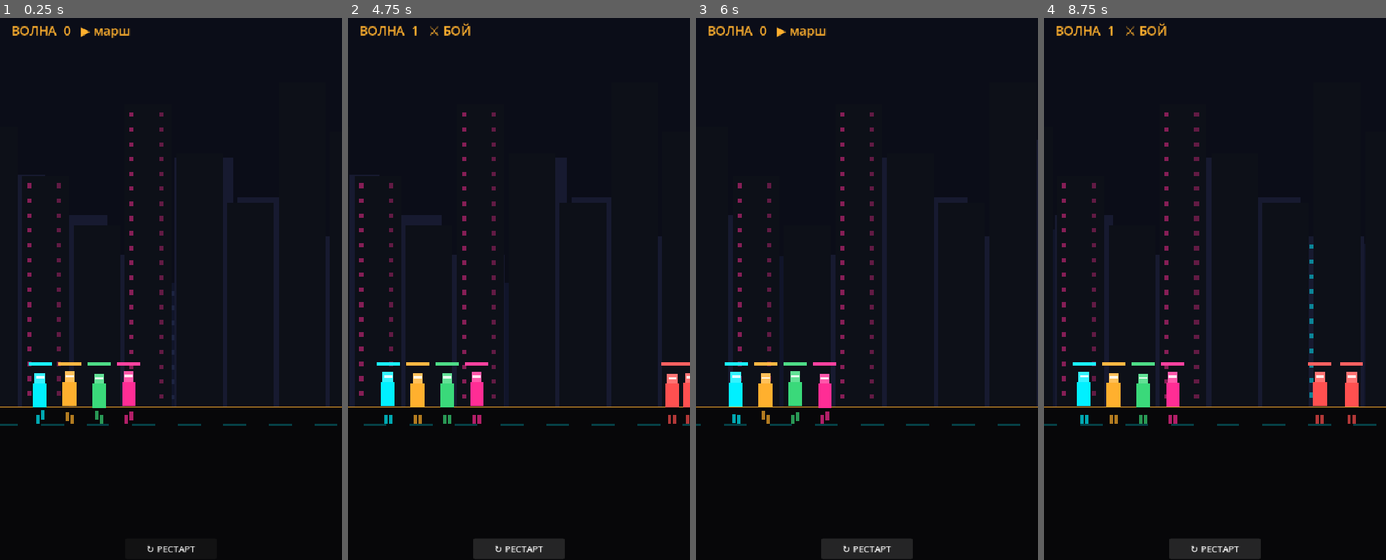
Above: before the commit, frames 1-4 (left to right).
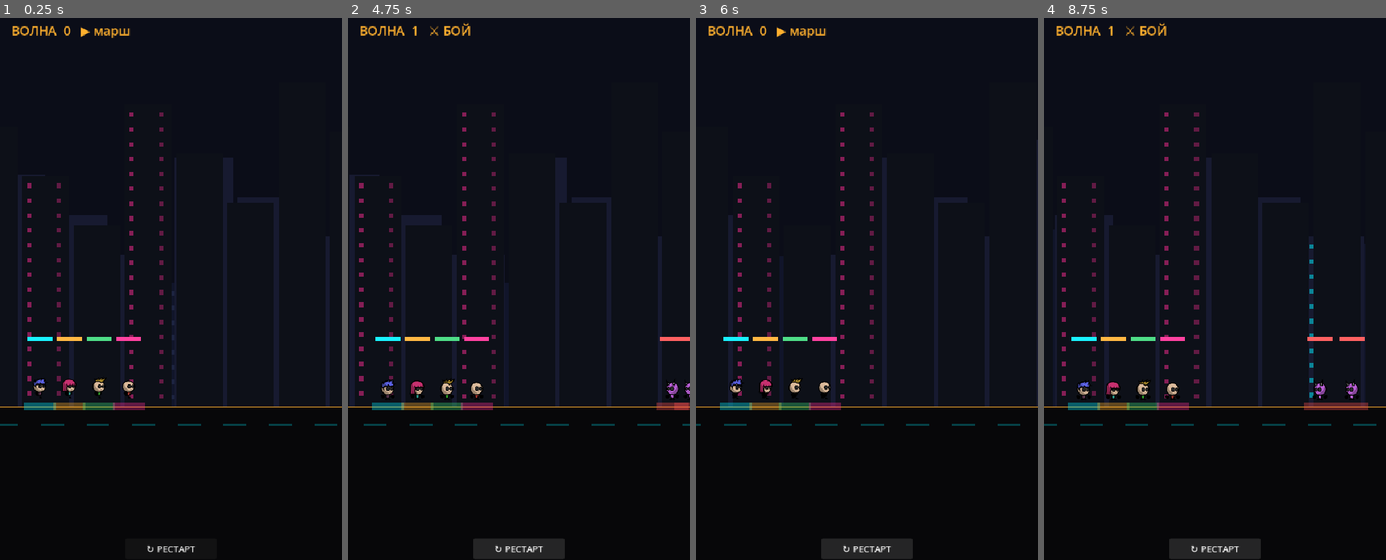
Above: after the commit, the same moments.

Repository: Mokhnatti/cyber-auto-rpg
Game: Godot game, scene res://main.tscn
Same seed, same stepped clock (60 frames per second), same inputs: the game is played once before the commit and once after it.
Inputs:
- Up to frame 1 (0.25 s): no input
- Up to frame 2 (4.75 s): click "↻ РЕСТАРТ" at 0.5 s; click "↻ РЕСТАРТ" at 1.25 s; click "↻ РЕСТАРТ" at 2 s
- Up to frame 3 (6 s): tap Enter at 5.75 s
- Up to frame 4 (8.75 s): no input

The runs differ from the first frame. In frame 1, 1.8% of the frame differs, in the area x 7-43%, y 58-75%; in frame 2, 2.4%; in frame 3, 1.8%; in frame 4, 2.8%, in the area x 7-95%, y 58-75%.

Commit message:
Прототип №3: реальные спрайты вместо болванчиков — RGS_Dev CC0 гладкие векторные персонажи (Char 1-4 = герои, Enemy = враг), анимации walk/idle/hit, неон-платформа цвета класса под бойцом. Спрайты 200px, CC0 лицензия в репо

Diff:
--- a/prototype/main.gd
+++ b/prototype/main.gd
@@ -46,7 +46,7 @@
 	# спавн отряда
 	for i in HEROES.size():
 		var h = HEROES[i]
-		var d := _make_doll(h["color"], 1, 1.0)
+		var d := _make_char("hero%d" % (i + 1), 1, 1.0, h["color"])
 		d.position = Vector2(70 + i * 52, GROUND_Y)
 		world.add_child(d)
 		heroes.append({
@@ -67,9 +67,9 @@
 	var count := (1 if boss else (1 + (wave % 3)))
 	var hpmul := 1.0 + wave * 0.25
 	for j in count:
-		var col := Color("#ff5050") if not boss else Color("#ff2d95")
+		var glow := Color("#ff5050") if not boss else Color("#ff2d95")
 		var sc := 1.0 if not boss else 1.7
-		var d := _make_doll(col, -1, sc)
+		var d := _make_char("enemy", -1, sc, glow)
 		var px := 540.0 - j * 56.0
 		d.position = Vector2(680, GROUND_Y)            # въезжают справа
 		world.add_child(d)
@@ -195,31 +195,17 @@
 func _anim_doll(o: Dictionary, t: float, marching: bool, delta: float) -> void:
 	var d = o["node"]
 	if not is_instance_valid(d): return
-	if not o["alive"]:
-		return
-	var legL: Control = d.get_node("LegL")
-	var legR: Control = d.get_node("LegR")
-	var body: Node2D = d.get_node("Body")
-	if marching:
-		var ph: float = t * 9.0 + d.position.x
-		legL.position.y = 14 - max(0.0, sin(ph)) * 8.0
-		legR.position.y = 14 - max(0.0, sin(ph + PI)) * 8.0
-		body.position.y = -sin(ph * 2.0) * 2.0
-	else:
-		legL.position.y = 14
-		legR.position.y = 14
-		var bob := sin(t * 3.0 + d.position.x) * 1.5
-		body.position.y = bob
-	# выпад при атаке
 	if o["atk_anim"] > 0.0:
 		o["atk_anim"] = max(0.0, o["atk_anim"] - delta)
-		var dir := 1.0 if o.has("data") else -1.0
-		body.position.x = dir * (o["atk_anim"] / 0.18) * 12.0
-	else:
-		body.position.x = 0.0
+	var spr: AnimatedSprite2D = d.get_node("Spr")
+	if o["alive"]:
+		var want := "hit" if o["atk_anim"] > 0.0 else ("walk" if marching else "idle")
+		if spr.animation != want:
+			spr.play(want)
+		spr.position.x = (o["atk_anim"] / 0.18) * 10.0   # выпад вперёд (local +x = к врагу)
 	# hp-бар
 	var bar: ColorRect = d.get_node("HpFill")
-	bar.size.x = 40.0 * (float(o["hp"]) / float(o["max"]))
+	bar.size.x = 44.0 * (float(o["hp"]) / float(o["max"]))
 
 # --- УТИЛЫ ---
 func _first_alive(arr: Array):
@@ -253,23 +239,40 @@
 	tw.chain().tween_callback(l.queue_free)
 
 # --- КОНСТРУКТОР БОЛВАНЧИКА ---
-func _make_doll(col: Color, facing: int, scale: float) -> Node2D:
+func _make_char(folder: String, facing: int, scale: float, glow: Color) -> Node2D:
 	var root := Node2D.new()
 	root.scale = Vector2(facing * scale, scale)
-	# ноги
-	root.add_child(_rect("LegL", Vector2(-7, 0), Vector2(6, 16), col.darkened(0.3)))
-	root.add_child(_rect("LegR", Vector2(2, 0), Vector2(6, 16), col.darkened(0.3)))
-	# тело-капсула
-	var body := Node2D.new(); body.name = "Body"
-	body.add_child(_rect("T", Vector2(-12, -42), Vector2(24, 42), col))
-	body.add_child(_rect("H", Vector2(-9, -60), Vector2(18, 18), col.lightened(0.2)))
-	# "глаз"-визор
-	body.add_child(_rect("V", Vector2(-7, -54), Vector2(14, 4), Color(1,1,1,0.85)))
-	root.add_child(body)
+	# неон-платформа/тень под ногами (цвет класса, симметрична → ок при flip)
+	root.add_child(_rect("Glow", Vector2(-28, -8), Vector2(56, 13), Color(glow.r, glow.g, glow.b, 0.35)))
+	# анимированный спрайт (CC0 RGS_Dev)
+	var spr := AnimatedSprite2D.new()
+	spr.name = "Spr"
+	spr.sprite_frames = _frames(folder)
+	spr.scale = Vector2(0.55, 0.55)
+	spr.position = Vector2(0, -52)
+	spr.animation = "idle"
+	spr.play("idle")
+	root.add_child(spr)
 	# hp-бар над головой
-	root.add_child(_rect("HpBg", Vector2(-20, -78), Vector2(40, 5), Color(0,0,0,0.6)))
-	root.add_child(_rect("HpFill", Vector2(-20, -78), Vector2(40, 5), col.lightened(0.1)))
+	root.add_child(_rect("HpBg", Vector2(-22, -122), Vector2(44, 6), Color(0, 0, 0, 0.6)))
+	root.add_child(_rect("HpFill", Vector2(-22, -122), Vector2(44, 6), glow.lightened(0.1)))
 	return root
+
+func _frames(folder: String) -> SpriteFrames:
+	var sf := SpriteFrames.new()
+	for spec in [["walk", 10.0, true], ["idle", 6.0, true], ["hit", 14.0, false]]:
+		var anim: String = spec[0]
+		sf.add_animation(anim)
+		sf.set_animation_speed(anim, spec[1])
+		sf.set_animation_loop(anim, spec[2])
+		var i := 0
+		while true:
+			var path := "res://sprites/%s/%s_%d.png" % [folder, anim, i]
+			if not ResourceLoader.exists(path):
+				break
+			sf.add_frame(anim, load(path))
+			i += 1
+	return sf
 
 func _rect(nm: String, pos: Vector2, size: Vector2, col: Color) -> ColorRect:
 	var r := ColorRect.new()
Not shown, added: prototype/sprites/LICENSE_RGS_Dev_CC0.txt
Binary file added: prototype/sprites/enemy/hit_0.png
Not shown, added: prototype/sprites/enemy/hit_0.png.import
Binary file added: prototype/sprites/enemy/hit_1.png
Not shown, added: prototype/sprites/enemy/hit_1.png.import
Binary file added: prototype/sprites/enemy/hit_2.png
Not shown, added: prototype/sprites/enemy/hit_2.png.import
Binary file added: prototype/sprites/enemy/idle_0.png
Not shown, added: prototype/sprites/enemy/idle_0.png.import
Binary file added: prototype/sprites/enemy/idle_1.png
Not shown, added: prototype/sprites/enemy/idle_1.png.import
Binary file added: prototype/sprites/enemy/idle_2.png
(and 161 more such lines)
